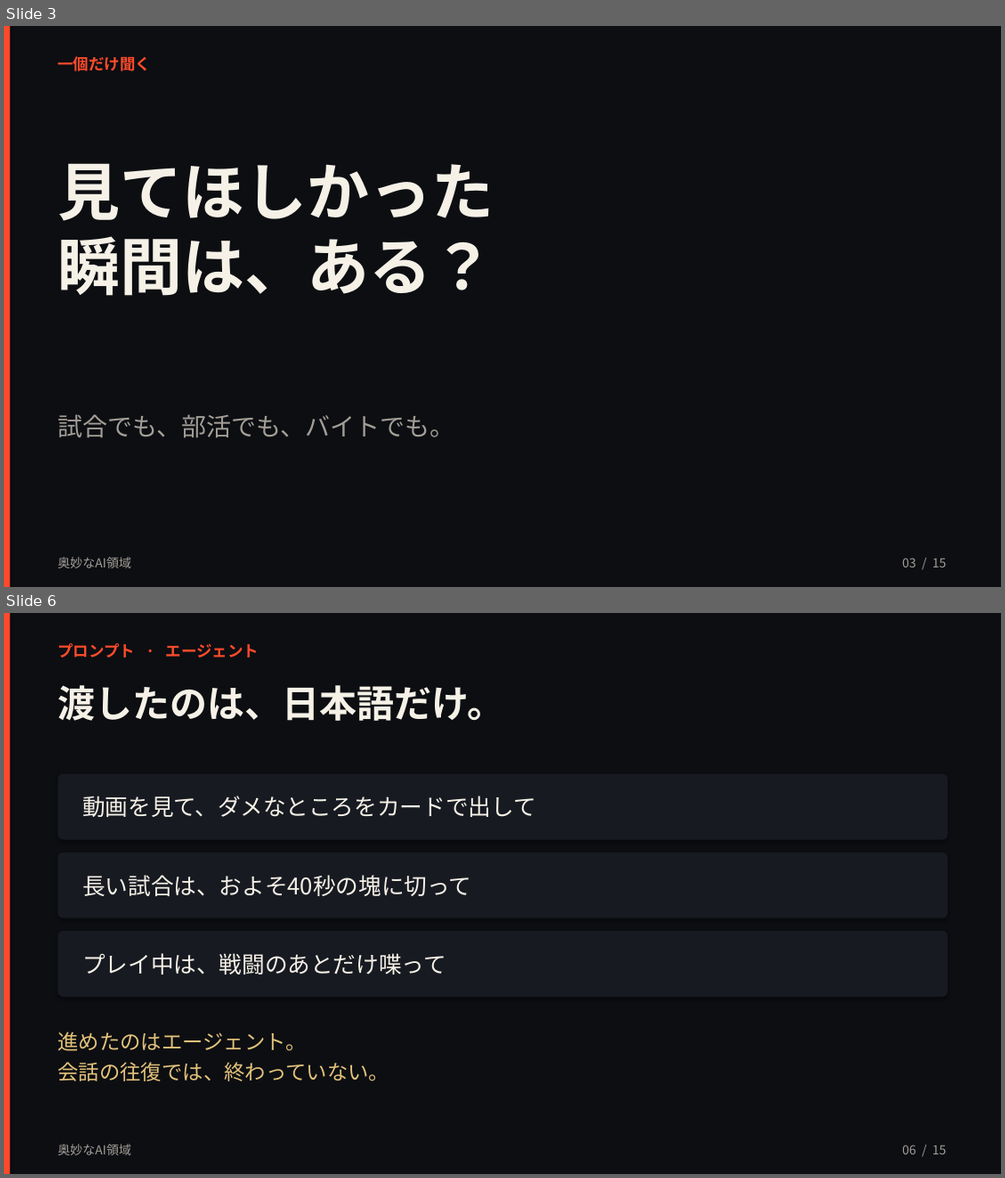
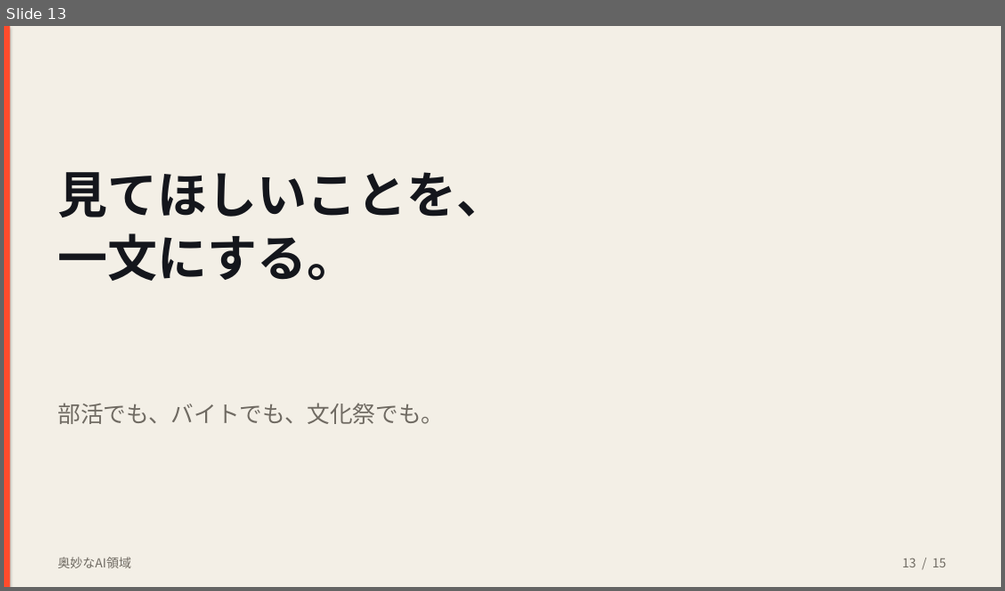
Before and after one commit to kouyozhang-design/vodcoach-ai, a slide deck: presentation/奥妙なAI領域.pptx. Shown one above the other, each under a label of ours: slides 3 and 6 before the commit, slide 13 after it; the slides between them are not shown. The pictures are 1005x1178 and 1005x591 pixels, drawn with LibreOffice and Linux fonts; fonts in the diff are those of the drawing. Boxes give left, top, right and bottom in pixels: in the first picture for what was removed or moved away, otherwise in the second. Text is boxed around its words. In the diff, an @@ line names an element or a change of style, - is before the commit and + after.

```diff
--- a/presentation/奥妙なAI領域.pptx
+++ b/presentation/奥妙なAI領域.pptx
@@ slide 6 removed at <box>4,613,1001,1174</box>, background #0C0E12 @@
@@ rectangle removed at <box>4,613,10,1174</box> @@
@@ text removed at <box>57,643,259,657</box> @@
-プロンプト · エージェント
@@ text removed at <box>57,685,504,721</box> @@
-渡したのは、日本語だけ。
@@ rounded rectangle removed at <box>57,774,947,840</box> @@
@@ text removed at <box>82,795,536,817</box> @@
-動画を見て、ダメなところをカードで出して
@@ rounded rectangle removed at <box>57,852,947,918</box> @@
@@ text removed at <box>82,875,471,896</box> @@
-長い試合は、およそ40秒の塊に切って
@@ rounded rectangle removed at <box>57,931,947,997</box> @@
@@ text removed at <box>82,953,446,974</box> @@
-プレイ中は、戦闘のあとだけ喋って
@@ text removed at <box>57,1031,389,1081</box> @@
-進めたのはエージェント。
-会話の往復では、終わっていない。
@@ text removed at <box>57,1143,131,1155</box> @@
-奥妙なAI領域
@@ text removed at <box>902,1144,947,1154</box> @@
-06 / 15
@@ what was slide 3 is now slide 13 @@
@@ slide 13 changed as well @@
@@ background #0C0E12 to #F3EFE6 @@
@@ text removed at <box>57,56,151,71</box> @@
-一個だけ聞く
@@ text at <box>57,172,506,281</box>: text changed; size 60 to 48 pt; text colour #F6F1E7 to #14161C @@
-見てほしかった
-瞬間は、ある？
+見てほしいことを、
+一文にする。
@@ text at <box>57,402,444,424</box>: text changed; size 24 to 22 pt; text colour #A39E96 to #6F6A62 @@
-試合でも、部活でも、バイトでも。
+部活でも、バイトでも、文化祭でも。
@@ text "奥妙なAI領域" at <box>57,556,131,568</box>: text colour #A39E96 to #6F6A62 @@
@@ text at <box>902,557,947,567</box>: text changed; text colour #A39E96 to #6F6A62 @@
-03 / 15
+13 / 15
```
Also in this commit, not shown: 4 other slides changed, 10 slides added, 10 other slides removed, 2 other files.
